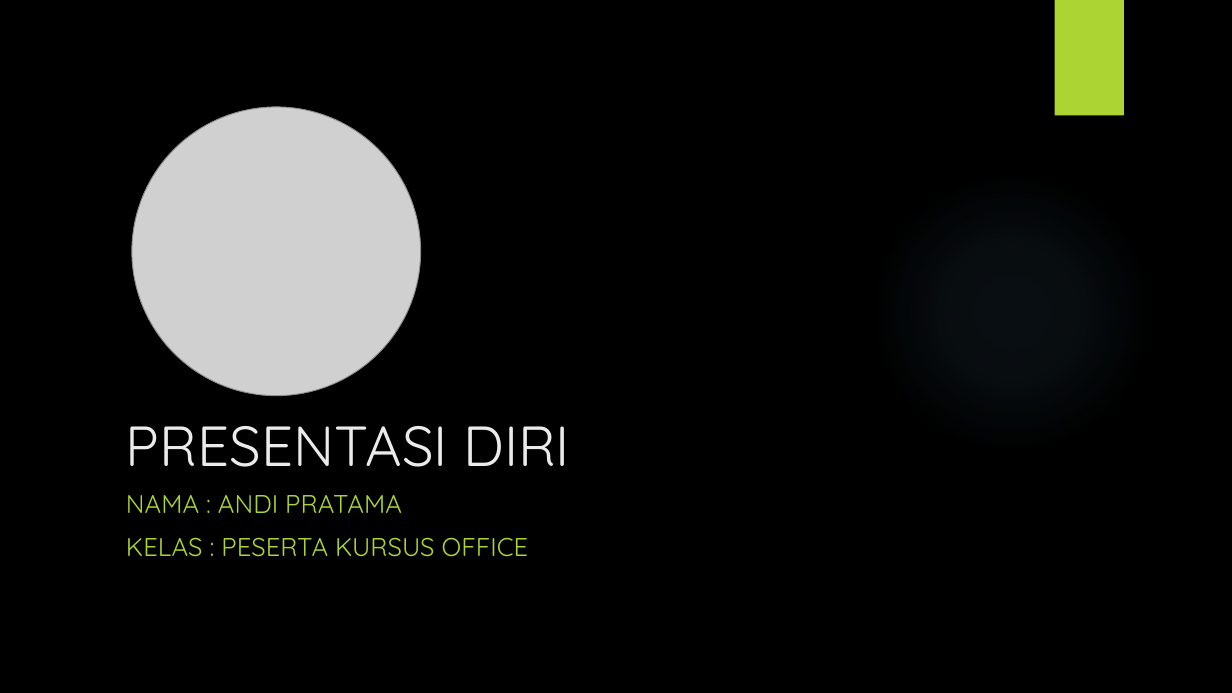
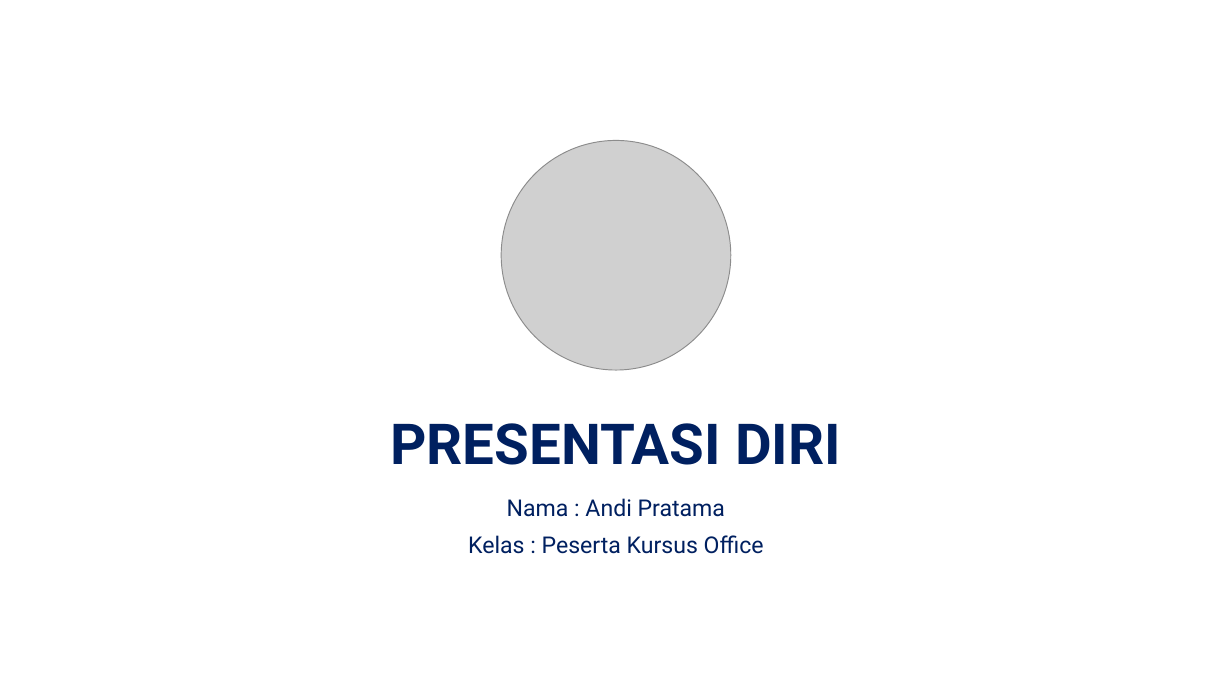
Before and after one commit to onysu/kursus, a slide deck: slide 1 of assets/files/Presentasi_Diri.pptx. Drawn at 1232x693 pixels with LibreOffice and Linux fonts; fonts in the diff are those of the drawing; grey boxes stand for pictures; background and template pictures are left out. Boxes give left, top, right and bottom in pixels: in the first picture for what was removed or moved away, otherwise in the second. Text is boxed around its words. In the diff, an @@ line names an element or a change of style, - is before the commit and + after.

```diff
--- a/assets/files/Presentasi_Diri.pptx
+++ b/assets/files/Presentasi_Diri.pptx
@@ background picture (left out) to #FFFFFF @@
@@ rectangle removed at (1055,0,1124,116) @@
@@ picture removed at (132,107,421,396) @@
@@ picture added at (501,140,730,370) @@
@@ ellipse removed at (870,169,1154,454) @@
@@ title "PRESENTASI DIRI": place and size @@
-title "PRESENTASI DIRI" at (126,426,570,467)
+title "PRESENTASI DIRI" at (391,423,841,465)
@@ title "PRESENTASI DIRI" at (391,423,841,465): font Quicksand to Roboto, text colour #EBEBEB to #002060, bold on; alignment left to centre; line spacing 1 to 0.9 @@
@@ subtitle at (468,498,764,554): text changed; size 20 to 18 pt; font Quicksand to Roboto; text colour #ACD433 to #002060 @@
-NAMA : ANDI PRATAMA
-KELAS : PESERTA KURSUS OFFICE
+Nama : Andi Pratama
+Kelas : Peserta Kursus Office
```
Also in this commit, not shown: 2 other slides changed.
